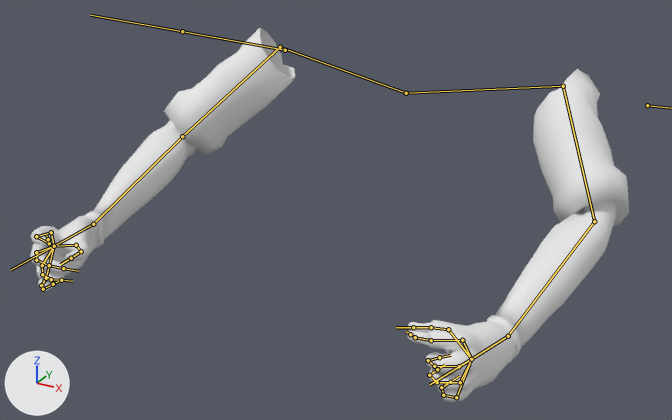
A saved change to the FBX model Assets/_RPG/Models/FpsArms/FpsArms.fbx.
One viewpoint serves both versions: a camera (50 mm lens) standing at (3.14, -6.92, 2.25) and looking at (-0.02, -1.16, -0.63). The lights are fixed; the arrows at lower left show +X, +Y and +Z. Both versions are drawn at frame 3 of the action 'Armature.001|ParryOneHanded'; the numbers are the values there. The bones that bend it are drawn over the model as lines.

Objects in the first picture: 'arm'.
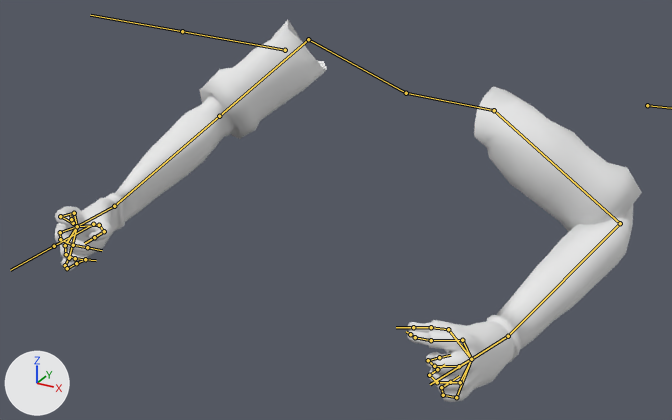
The change in detail:
Bone 'Bone_L' (bone_bone_l) turns from (0, -1, -4) to (1, -3, -20) degrees about its own x, y and z.
Bone 'Bone_L.001' (bone_bone_l_001) turns from (-64, 54, -4) to (-65, 62, 30) degrees about its own x, y and z.
Bone 'Bone_L.002' (bone_bone_l_002) turns from (-39, -8, 26) to (-11, -11, 0) degrees about its own x, y and z.
Bone 'Bone_L.003' (bone_bone_l_003) turns from (8, -2, 22) to (-5, -1, 30) degrees about its own x, y and z.
Bone 'Bone_R' (bone_bone_r) turns from (0, 1, 3) to (2, -6, -36) degrees about its own x, y and z.
Bone 'Bone_R.001' (bone_bone_r_001) turns from (-78, -55, 20) to (-83, -61, 115) degrees about its own x, y and z.
Bone 'Bone_R.002' (bone_bone_r_002) turns from (-55, 17, -36) to (-115, 2, -52) degrees about its own x, y and z.
Bone 'Bone_R.003' (bone_bone_r_003) turns from (16, 4, -27) to (25, 7, -27) degrees about its own x, y and z.

Where the change shows, as pixel boxes (x1, y1, x2, y2) in the pictures (672 x 420 px):
'arm', posed: before (31, 28, 629, 402); after (54, 20, 642, 402)
bone 'Bone_L', root to tip: before (406, 93) to (280, 47); after (406, 93) to (308, 39)
bone 'Bone_L.001', root to tip: before (280, 47) to (182, 136); after (308, 39) to (219, 116)
bone 'Bone_L.002', root to tip: before (182, 136) to (93, 224); after (219, 116) to (114, 206)
bone 'Bone_L.003', root to tip: before (93, 224) to (54, 246); after (114, 206) to (77, 226)
bone 'Bone_R', root to tip: before (406, 93) to (563, 86); after (406, 93) to (494, 110)
bone 'Bone_R.001', root to tip: before (563, 86) to (594, 221); after (494, 110) to (620, 223)
bone 'Bone_R.002', root to tip: before (594, 221) to (508, 336); after (620, 223) to (508, 336)
